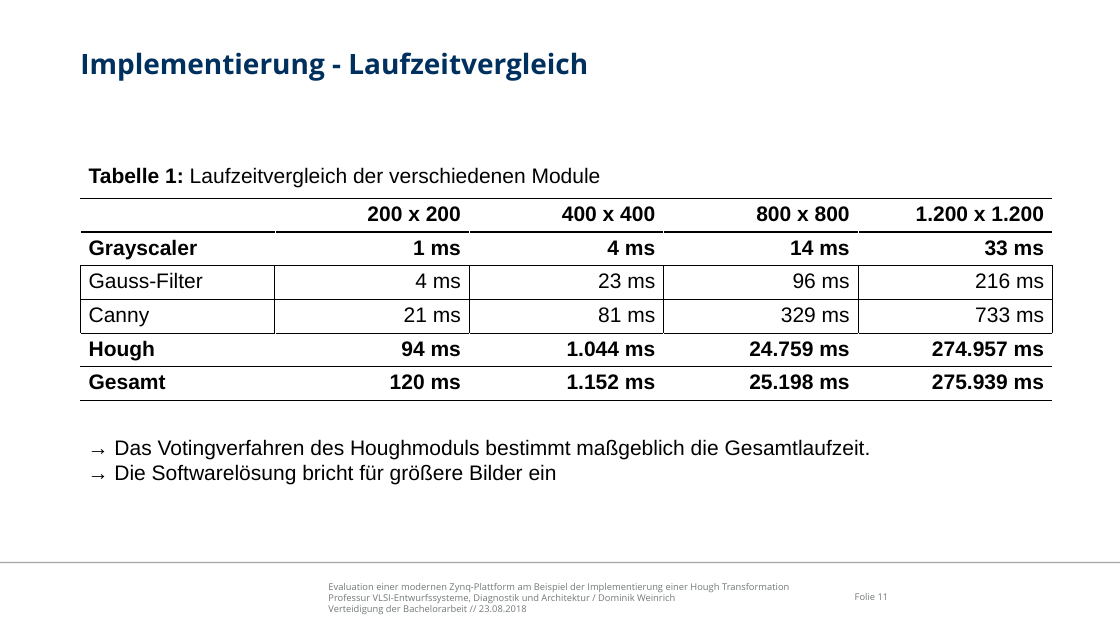
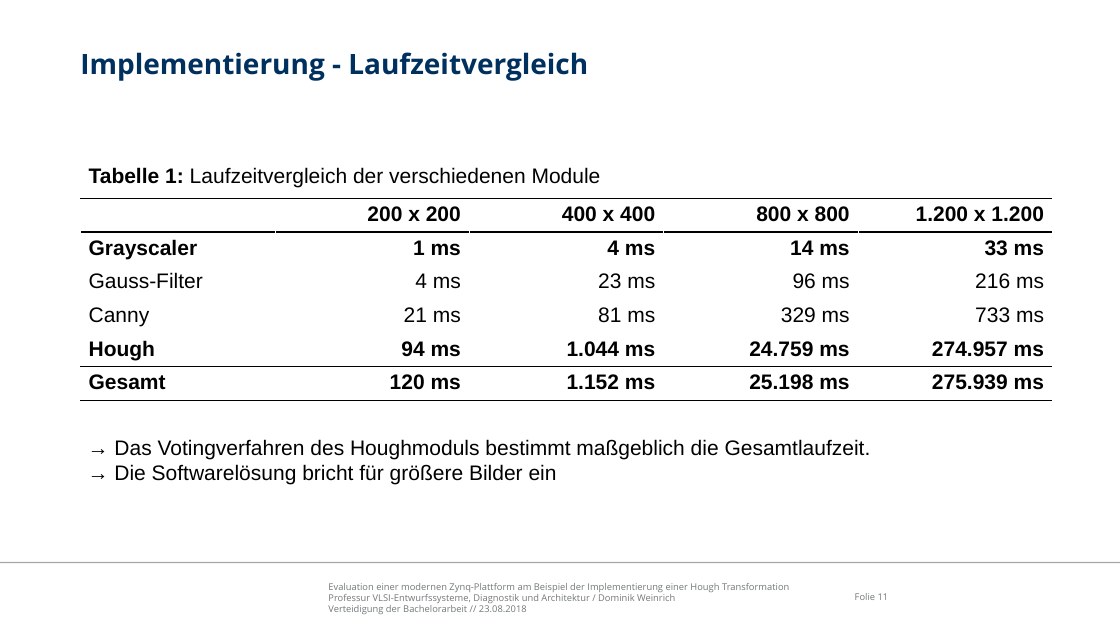
Before and after one commit to freeDom-/hough, a slide deck: slide 11 of Verteidigung/Verteidigung.odp. Drawn at 1120x630 pixels with LibreOffice and Linux fonts; fonts in the diff are those of the drawing; background and template pictures are left out. Boxes give left, top, right and bottom in pixels: in the first picture for what was removed or moved away, otherwise in the second. Text is boxed around its words. In the diff, an @@ line names an element or a change of style, - is before the commit and + after.

```diff
--- a/Verteidigung/Verteidigung.odp
+++ b/Verteidigung/Verteidigung.odp
@@ table at (81, 198, 1051, 394) @@
@@ fill none to #FFFFFF in 25 cells @@
@@ borders changed @@
```
Also in this commit, not shown: 5 other slides changed, 6 slides added, 2 slides removed, 1 other file.
